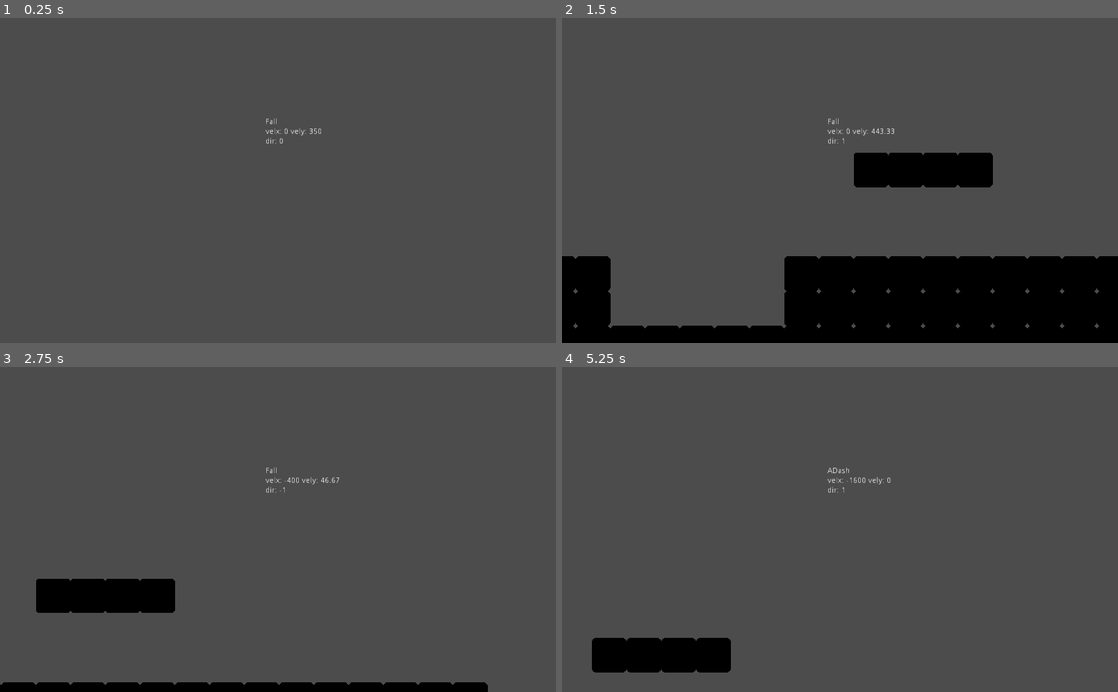
Above: before the commit, frames 1-4 (two rows, left to right).
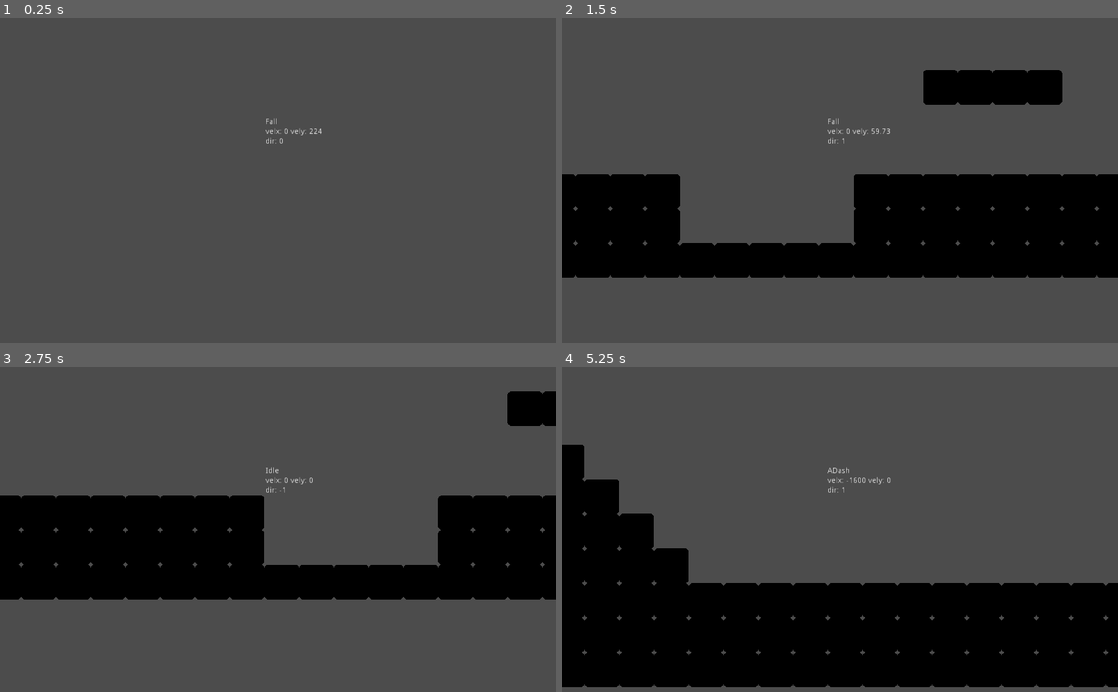
Above: after the commit, the same moments.

Repository: azylazide/godot-player-statemachine
Game: Godot game, scene res://fsm/fsm.tscn
The game is run twice, just before and just after one commit, with the same random seed, the same clock (stepped at 60 frames per second) and the same inputs. The engine's default icon, where the game draws it, is replaced by a stand-in: a white triangle on a blue panel in a dark square.
Inputs:
- Up to frame 1 (0.25 s): no input
- Up to frame 2 (1.5 s): hold X (dash) 0.53-1.28 s; hold Right (right) from 0.53 s (still down); tap Up (jump) at 0.77, 0.8, 1.07, 1.35 s
- Up to frame 3 (2.75 s): tap Up (jump) at 1.52, 1.82, 2.3 s; tap X (dash) at 1.55 s; release Right (right) at 2.03 s; hold Left (left) from 2.03 s (still down); hold X (dash) from 2.03 s (still down)
- Up to frame 4 (5.25 s): release Left (left) at 2.78 s; release X (dash) at 2.78 s; hold Right (right) 2.78-4.28 s; tap X (dash) at 2.85, 4.35 s; tap Up (jump) at 3.02, 3.32, 4.52, 4.82 s; hold Up (jump) 3.53-4.28 s; hold Left (left) 4.28-5.03 s; hold Right (right) from 5.03 s (still down); hold X (dash) from 5.03 s (still down)

The runs differ from the first frame. In frame 1, less than 0.1% of the frame differs, in the area x 55-58%, y 33-36%; in frame 2, 39%, in the area x 0-100%, y 16-100%; in frame 3, 28%; in frame 4, 35%.

Commit message:
adding variable jump migrating to tile-based units migrating to calculated paramaters of jump

Diff:
--- a/fsm/player/Jump.gd
+++ b/fsm/player/Jump.gd
@@ -15,3 +15,10 @@
 	if player.velocity.y > 0:
 		state_machine.switch_states("Fall")
 	pass
+
+func state_input(_event: InputEvent) -> void:
+	if _event.is_action_released("jump"):
+		player.velocity.y = 0
+		state_machine.switch_states("Fall")
+
+	.state_input(_event)
--- a/fsm/player/base_statemachine.gd
+++ b/fsm/player/base_statemachine.gd
@@ -7,7 +7,7 @@
 #group of the state nodes
 export(String) var state_group = null
 #current state
-var current_state: Node
+var current_state: State
 #initial state
 export(NodePath) var init_state
 #list of states as nodes
--- a/fsm/player/player.gd
+++ b/fsm/player/player.gd
@@ -3,8 +3,8 @@
 #player controller script
 
 export(float) var MAX_RUN = 800
-export(float) var MAX_WALK = 400
 export(float) var MAX_FALL = 1000
+export(float) var MAX_WALK_TILE = 6.25
 
 var velocity = Vector2.ZERO
 var jump_force: float
@@ -12,14 +12,16 @@
 var direction: float
 var face_direction: float
 
-var _tile_units:= 64.0
+var _tile_units:= 64.0 #px/tile
 var _jump_height:= 3.5
-var _gap_length:= 4.0
+var _gap_length:= 12.5
 var _jump_time:= 0.8
+var _fall_time:= 0.8
 var _dash_length:= 5.0
 var _dash_time:= 0.2
 
-var grav: float
+var jump_grav: float
+var fall_grav: float
 var on_floor: bool
 var was_on_floor: bool
 
@@ -37,9 +39,10 @@
 
 func _ready() -> void:
 	#calculate gravity constant
-	grav = _gravity()
+	jump_grav = _jump_gravity()
+	fall_grav = _fall_gravity()
 	#calculate jump constant
-	jump_force = -grav*_jump_time
+	jump_force = -_jump_vel()
 	#calculate dash constant
 	dash_force = _dash_speed()
 
@@ -63,13 +66,13 @@
 		velocity.y = 0
 		return
 
-	velocity.y += grav*delta
+	velocity.y += jump_grav*delta
 	#terminal velocity
 	velocity.y = min(velocity.y,MAX_FALL)
 
 func calculate_velocity() -> void:
 	direction = get_direction()
-	velocity.x = lerp(velocity.x, MAX_WALK*direction,0.6)
+	velocity.x = lerp(velocity.x, MAX_WALK_TILE*_tile_units*direction,0.6)
 
 func apply_movement() -> void:
 	velocity = move_and_slide(velocity,Vector2.UP)
@@ -79,13 +82,6 @@
 		return
 	face_direction = -1 if direction < 0 else 1
 	pass
-
-func _gravity() -> float:
-	var output = 2*(_jump_height*_tile_units)/(_jump_time*_jump_time)
-	return output
-
-func _dash_speed() -> float:
-	return _dash_length*_tile_units/_dash_time
 
 #checks ground prior to movement
 func prior_grounded() -> void:
@@ -99,3 +95,21 @@
 
 func floor_check() -> bool:
 	return is_on_floor() or not coyote_timer.is_stopped()
+
+
+#movement parameter calculations
+
+func _jump_gravity() -> float:
+	var output = 2*(_jump_height*_tile_units*pow(MAX_WALK_TILE*_tile_units,2))/(pow(_gap_length*_tile_units/2.0,2))
+	return output
+
+func _fall_gravity() -> float:
+	var output = 2*(_jump_height*_tile_units)/(_gap_length*_tile_units)
+	return output
+
+func _jump_vel() -> float:
+	var output = (2*_jump_height*_tile_units*MAX_WALK_TILE*_tile_units)/(_gap_length*_tile_units/2.0)
+	return output
+
+func _dash_speed() -> float:
+	return _dash_length*_tile_units/_dash_time
--- a/fsm/player/player_state.gd
+++ b/fsm/player/player_state.gd
@@ -3,7 +3,7 @@
 #General movement state with its functions and variables
 #All movement states inherits from this script
 
-var player: Node
+var player: KinematicBody2D
 
 func _ready() -> void:
 	#set player as owner for name convenience
